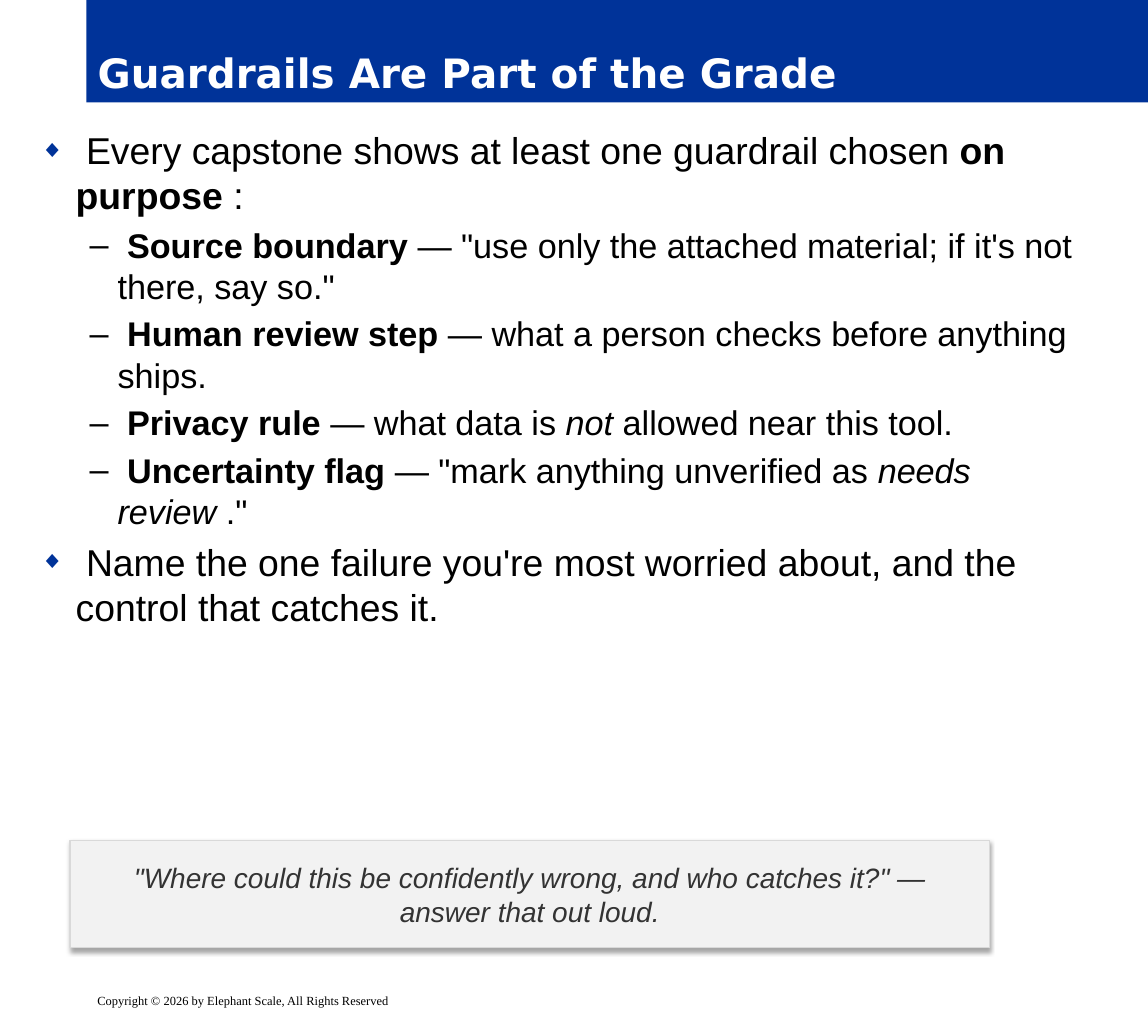
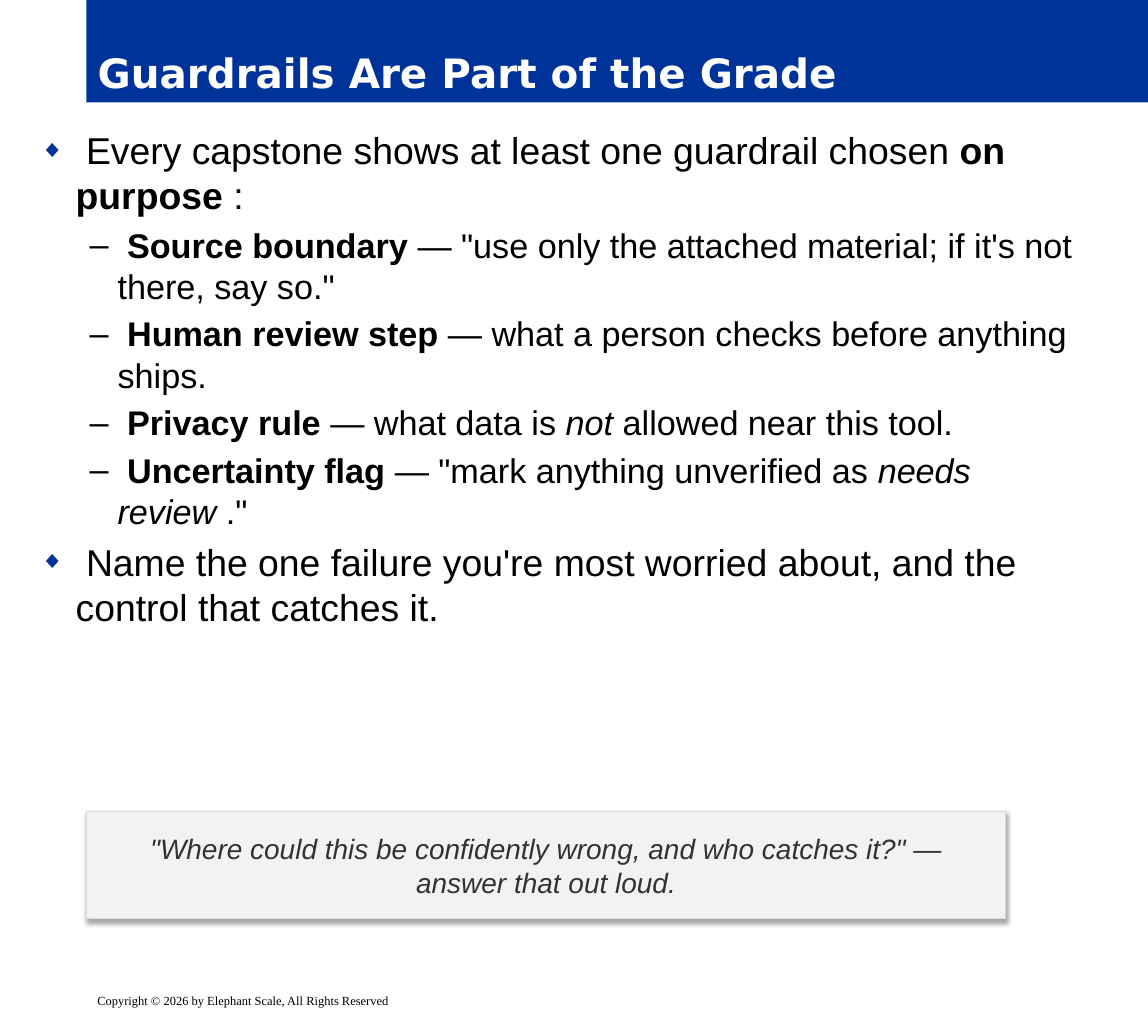
Before and after one commit to elephantscale/Prompt_Engineering_for_Business_Professionals, a slide deck: slide 7 of slides/release/07-capstone.pptx. Drawn at 1148x1016 pixels with LibreOffice and Linux fonts; fonts in the diff are those of the drawing; background and template pictures are left out. Boxes give left, top, right and bottom in pixels: in the first picture for what was removed or moved away, otherwise in the second. Text is boxed around its words. In the diff, an @@ line names an element or a change of style, - is before the commit and + after.

```diff
--- a/slides/release/07-capstone.pptx
+++ b/slides/release/07-capstone.pptx
@@ rectangle ""Where could this be confidently ...": place and size @@
-rectangle ""Where could this be confidently ..." at [69,841,989,949]
+rectangle ""Where could this be confidently ..." at [86,812,1006,920]
```
Also in this commit, not shown: 8 other slides changed, 3 other files.
